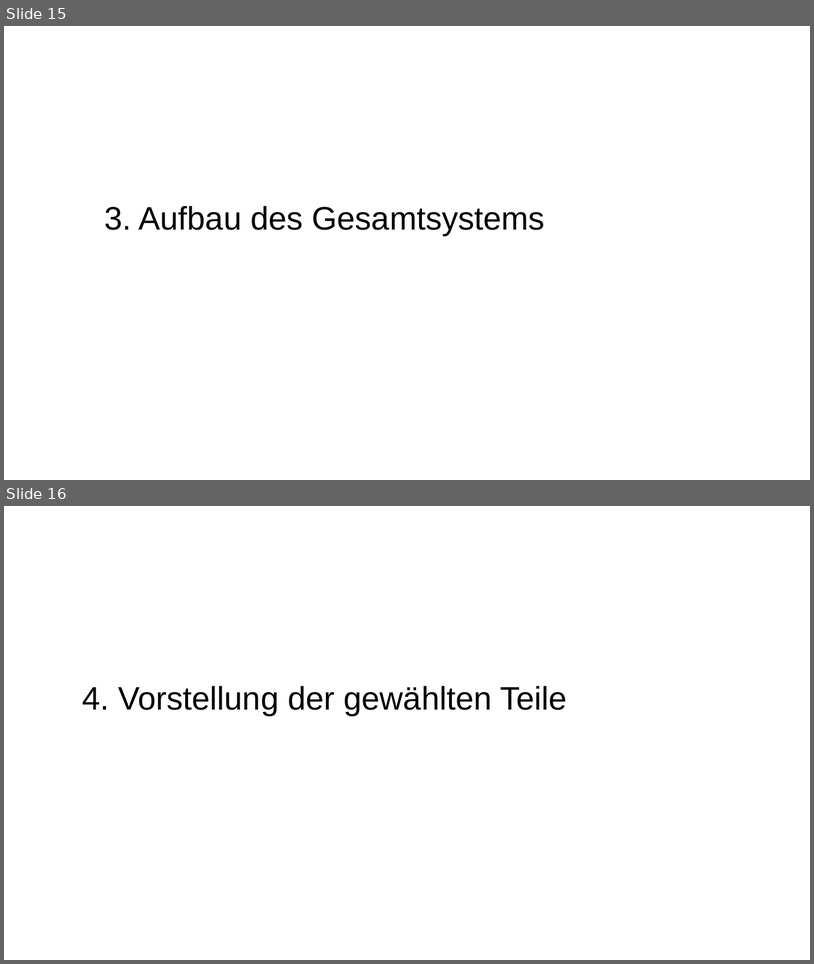
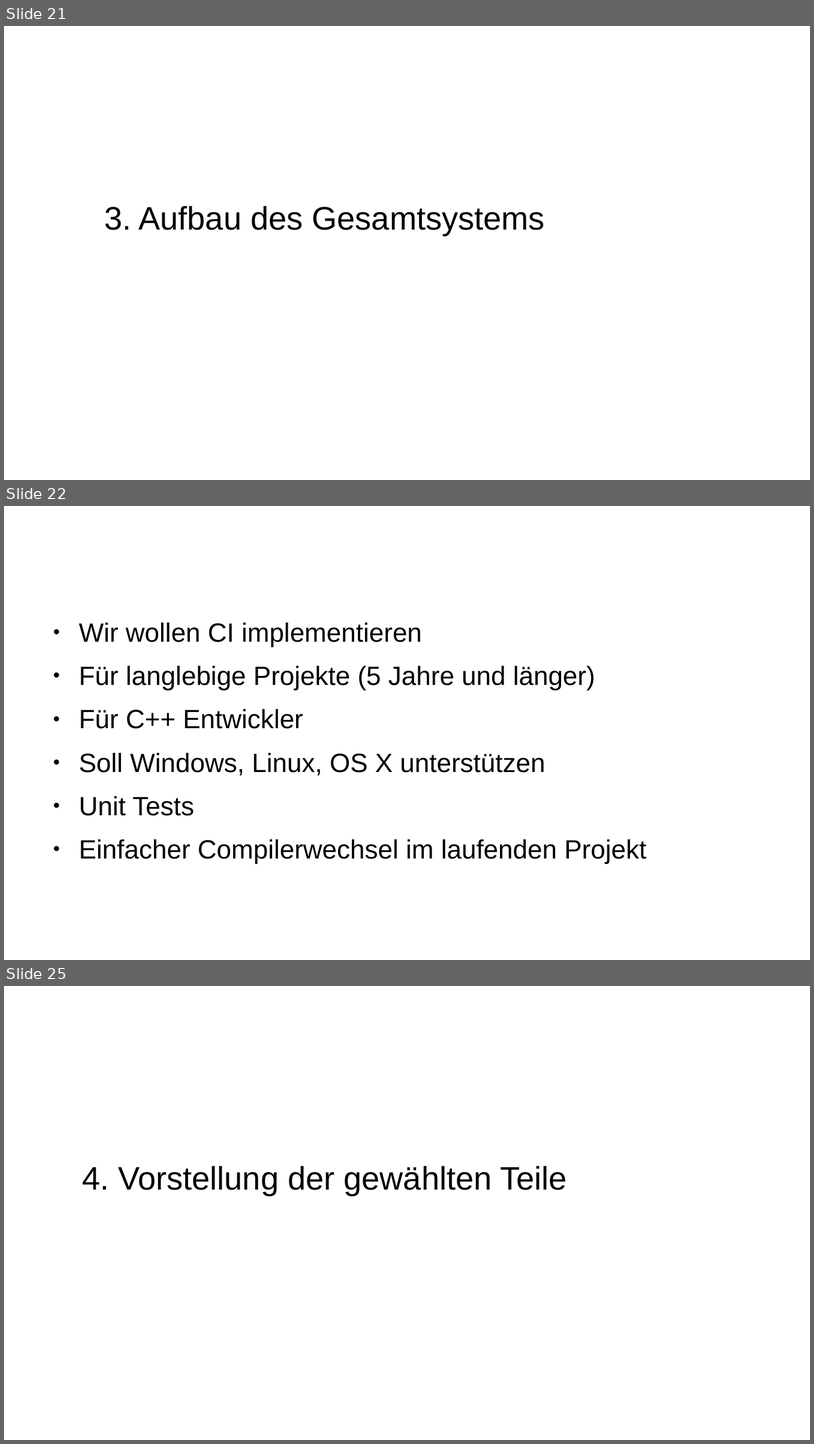
Before and after one commit to carstenkuckuk/CppUGBochum, a slide deck: doc/20180920_CppUGBochum_CI_Jenkins_CMake_GoogleTest.odp. Shown one above the other, each under a label of ours: slides 15 and 16 before the commit, slides 21, 22 and 25 after it; the slides between them are not shown. The pictures are 814x964 and 814x1444 pixels, drawn with LibreOffice and Linux fonts; fonts in the diff are those of the drawing; background and template pictures are left out. Boxes give left, top, right and bottom in pixels: in the first picture for what was removed or moved away, otherwise in the second. Text is boxed around its words. In the diff, an @@ line names an element or a change of style, - is before the commit and + after.

```diff
--- a/doc/20180920_CppUGBochum_CI_Jenkins_CMake_GoogleTest.odp
+++ b/doc/20180920_CppUGBochum_CI_Jenkins_CMake_GoogleTest.odp
@@ slide 22 added at [4,506,810,960], background #FFFFFF @@
@@ title added at [44,523,606,598], 35.7 pt, text #FFFFFF @@
+Ziele
@@ text added at [79,622,647,864], 26 pt, text #000000 @@
+● Wir wollen CI implementieren
+● Für langlebige Projekte (5 Jahre und länger)
+● Für C++ Entwickler
+● Soll Windows, Linux, OS X unterstützen
+● Unit Tests
+● Einfacher Compilerwechsel im laufenden Projekt
@@ what was slide 15 is now slide 21 @@
@@ what was slide 16 is now slide 25 @@
```
Also in this commit, not shown: 21 other slides added.
